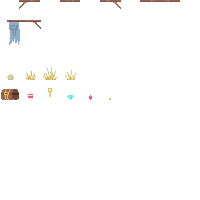
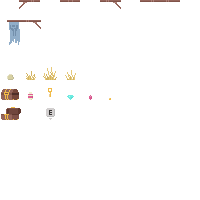
Comparing the layer stacks of the two (200, 200) images. Changes:
added layer "Layer 10" in group "Items" over [46,108,55,120]
added layer "OpenChest" in group "Items" over [1,107,21,120]
